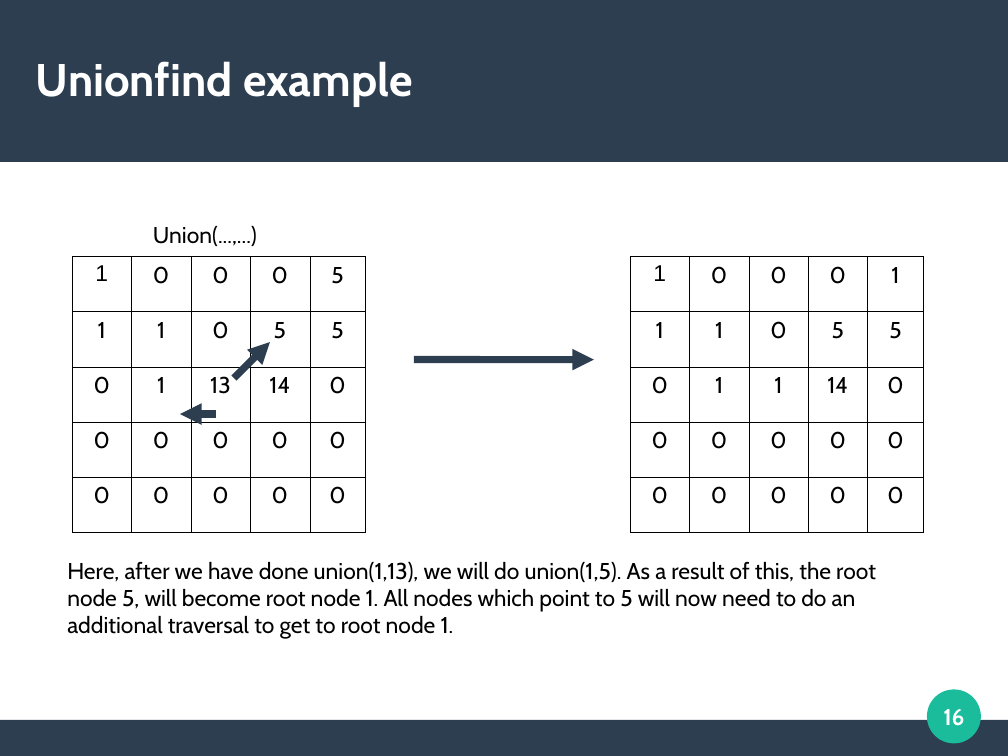
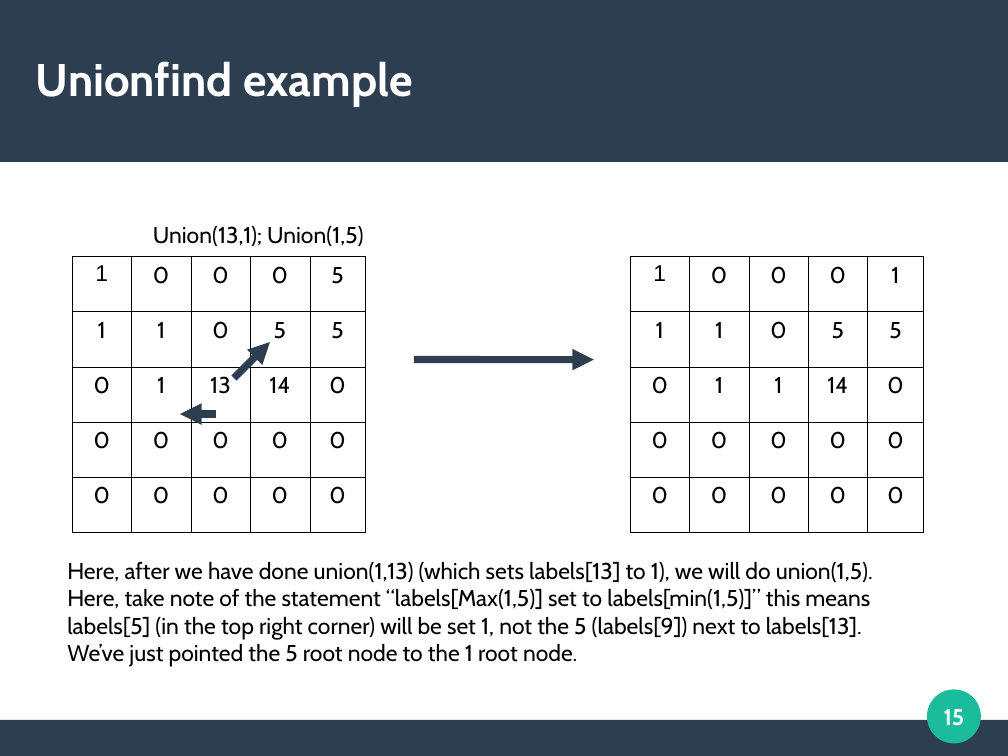
Before and after one commit to cycraig/ConnectedComponentsLabelling, a slide deck: slide 15 of presentation/Presentation.odp (slide 16 before the commit). Drawn at 1008x756 pixels with LibreOffice and Linux fonts; fonts in the diff are those of the drawing. Boxes give left, top, right and bottom in pixels: in the first picture for what was removed or moved away, otherwise in the second. Text is boxed around its words. In the diff, an @@ line names an element or a change of style, - is before the commit and + after.

```diff
--- a/presentation/Presentation.odp
+++ b/presentation/Presentation.odp
@@ text removed at [153, 226, 257, 246] @@
-Union(...,...)
@@ text added at [153, 226, 363, 246], 18 pt, text #000000 @@
+Union(13,1); Union(1,5)
@@ text at [67, 562, 873, 667]: text changed @@
-Here, after we have done union(1,13), we will do union(1,5). As a result of this, the root node 5, will become root node 1. All nodes which point to 5 will now need to do an additional traversal to get to root node 1.
+Here, after we have done union(1,13) (which sets labels[13] to 1), we will do union(1,5). Here, take note of the statement “labels[Max(1,5)] set to labels[min(1,5)]” this means labels[5] (in the top right corner) will be set 1, not the 5 (labels[9]) next to labels[13].
+We’ve just pointed the 5 root node to the 1 root node.
@@ page number at [944, 709, 965, 726]: text changed @@
-16
+15
```
Also in this commit, not shown: 16 other slides changed, 2 slides added, 31 other files.
